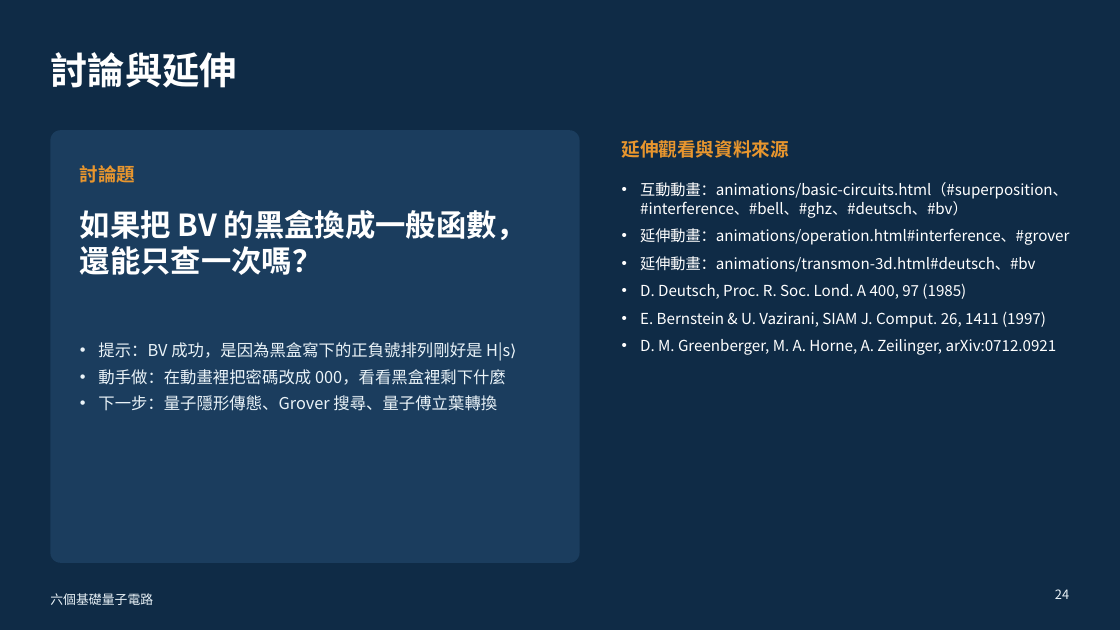
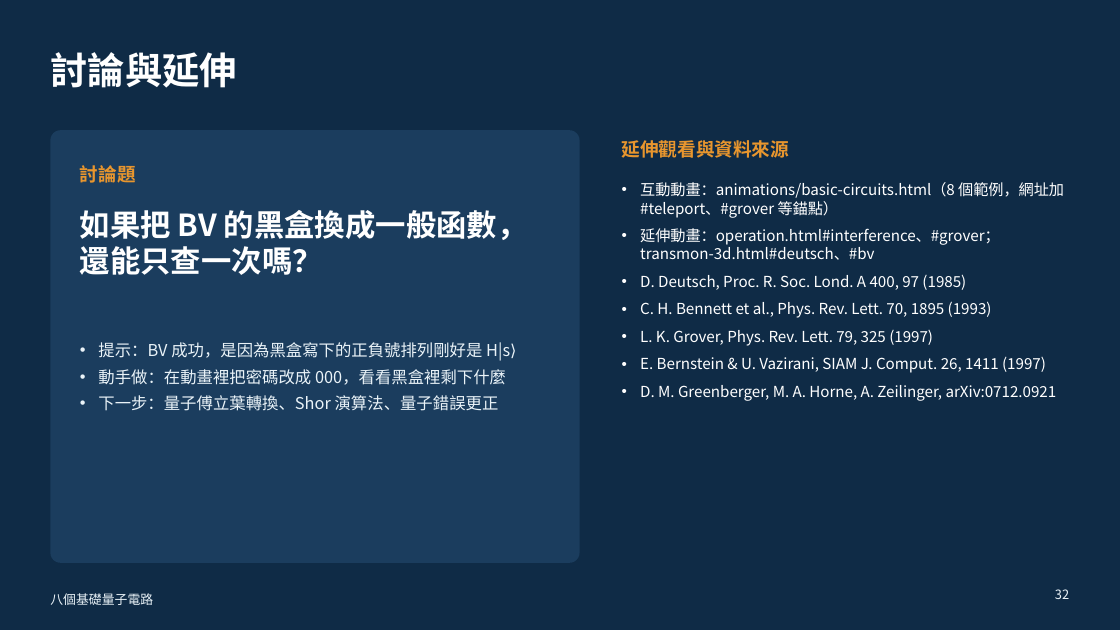
Before and after one commit to pcpcchen-coder/QuantumComputing, a slide deck: slide 32 of slides/output/basic-circuits.pptx (slide 24 before the commit). Drawn at 1120x630 pixels with LibreOffice and Linux fonts; fonts in the diff are those of the drawing. Boxes give left, top, right and bottom in pixels: in the first picture for what was removed or moved away, otherwise in the second. Text is boxed around its words. In the diff, an @@ line names an element or a change of style, - is before the commit and + after.

```diff
--- a/slides/output/basic-circuits.pptx
+++ b/slides/output/basic-circuits.pptx
@@ text at (640,182,1064,260): text changed @@
-• 互動動畫：animations/basic-circuits.html（#superposition、#interference、#bell、#ghz、#deutsch、#bv）
-• 延伸動畫：animations/operation.html#interference、#grover
-• 延伸動畫：animations/transmon-3d.html#deutsch、#bv
+• 互動動畫：animations/basic-circuits.html（8 個範例，網址加 #teleport、#grover 等錨點）
+• 延伸動畫：operation.html#interference、#grover；transmon-3d.html#deutsch、#bv
@@ text at (640,301,992,346): paragraphs added @@
+• C. H. Bennett et al., Phys. Rev. Lett. 70, 1895 (1993)
+• L. K. Grover, Phys. Rev. Lett. 79, 325 (1997)
@@ text at (98,395,499,411): text changed @@
-• 下一步：量子隱形傳態、Grover 搜尋、量子傅立葉轉換
+• 下一步：量子傅立葉轉換、Shor 演算法、量子錯誤更正
@@ text at (50,593,153,605): text changed @@
-六個基礎量子電路
+八個基礎量子電路
@@ page number at (1055,589,1069,599): text changed @@
-24
+32
```
Also in this commit, not shown: 23 other slides changed, 8 slides added, 16 other files.
